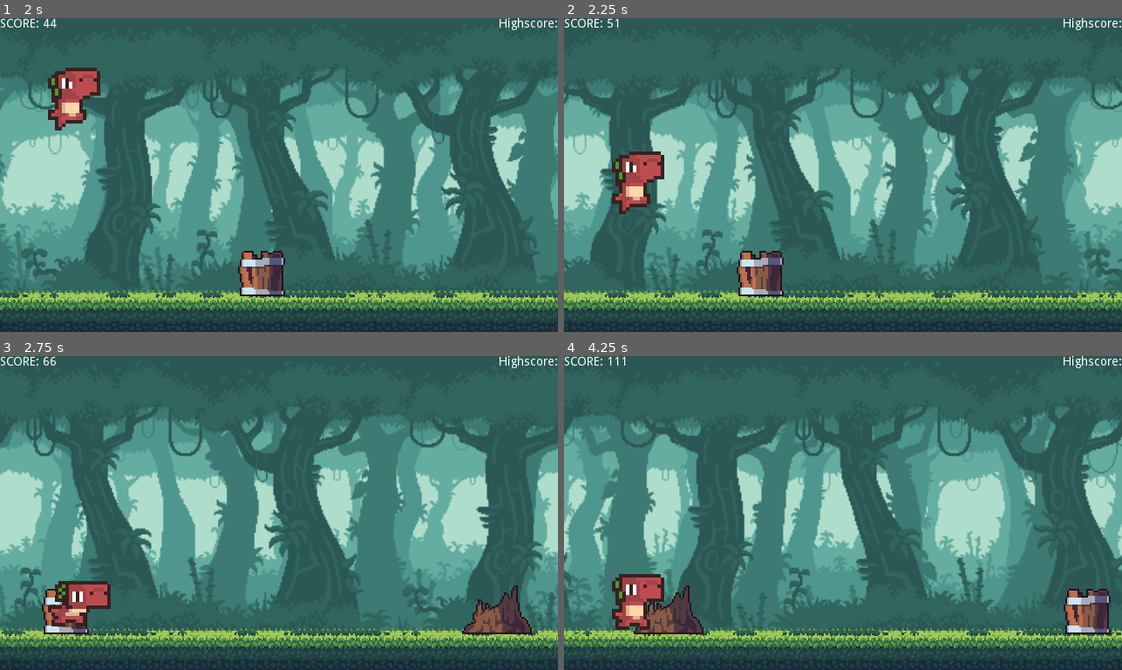
Above: before the commit, frames 1-4 (two rows, left to right).
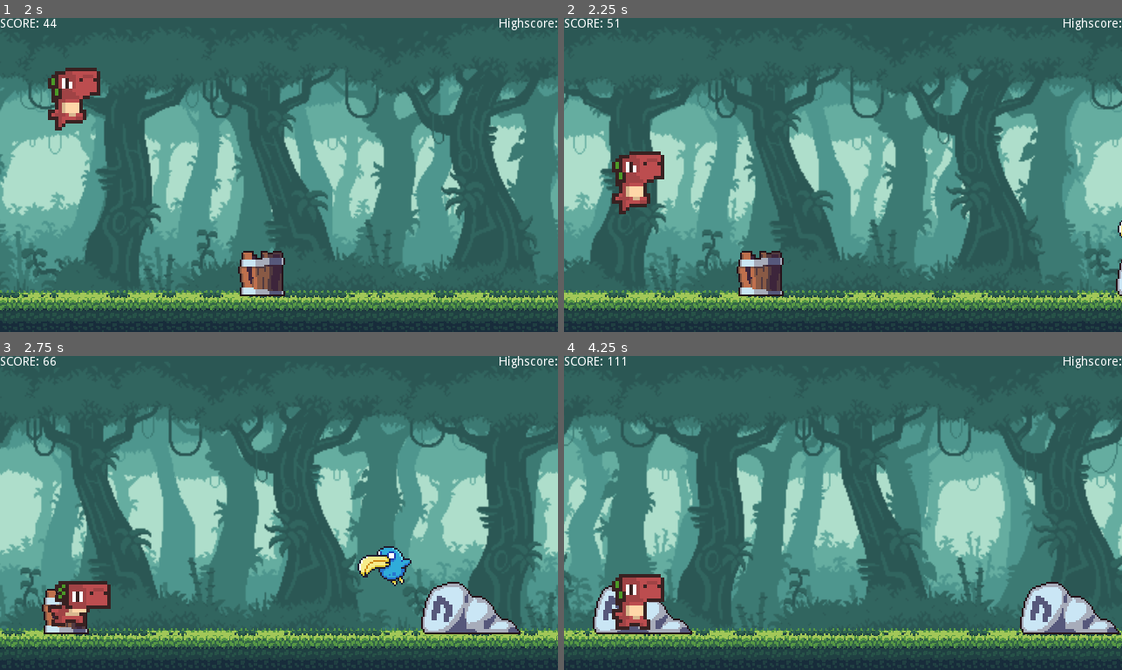
Above: after the commit, the same moments.

Repository: thepaulster/prototype
Game: Godot game, scene res://Scenes/Main.tscn
Same seed, same stepped clock (60 frames per second), same inputs: the game is played once before the commit and once after it.
Inputs:
- Up to frame 1 (2 s): tap Space at 0.5 s; tap Enter (ui_accept) at 0.77, 1.52 s
- Up to frame 2 (2.25 s): hold Down (ui_down) from 2.03 s (still down)
- Up to frame 3 (2.75 s): keep holding Down (ui_down)
- Up to frame 4 (4.25 s): release Down (ui_down) at 2.78 s; tap Enter (ui_accept) at 3.02, 3.77 s

Frame 1 is identical in both runs. In frame 2, 0.1% of the frame differs, in the area x 98-100%, y 64-89%; in frame 3, 3.1%; in frame 4, 3.7%, in the area x 5-100%, y 71-89%.

Commit message:
Added a bird and optimization through deleting obstacles that go off screen

Diff:
--- a/Scenes/Bird.tscn
+++ b/Scenes/Bird.tscn
@@ -1,6 +1,7 @@
-[gd_scene load_steps=9 format=2]
+[gd_scene load_steps=10 format=2]
 
 [ext_resource path="res://Assets/img/obstacles/Bird.png" type="Texture" id=1]
+[ext_resource path="res://Scripts/Bird.gd" type="Script" id=2]
 
 [sub_resource type="AtlasTexture" id=1]
 atlas = ExtResource( 1 )
@@ -34,6 +35,8 @@
 extents = Vector2( 5, 6.5 )
 
 [node name="Bird" type="Area2D"]
+scale = Vector2( 2, 2 )
+script = ExtResource( 2 )
 
 [node name="AnimatedSprite" type="AnimatedSprite" parent="."]
 frames = SubResource( 5 )
--- a/Scenes/Dino.tscn
+++ b/Scenes/Dino.tscn
@@ -109,7 +109,7 @@
 [node name="AnimatedSprite" type="AnimatedSprite" parent="."]
 frames = SubResource( 18 )
 animation = "idle"
-frame = 2
+frame = 1
 playing = true
 
 [node name="RunCol" type="CollisionShape2D" parent="."]
--- /dev/null
+++ b/scripts/Bird.gd
@@ -0,0 +1,10 @@
+extends Area2D
+
+
+
+# Called when the node enters the scene tree for the first time.
+func _ready():
+	pass # Replace with function body.
+
+func _process(delta):
+	position.x -= get_parent().speed / 2
--- a/scripts/Main.gd
+++ b/scripts/Main.gd
@@ -18,8 +18,8 @@
 const SCORE_MODIFIER : int = 10
 var speed : float
 const START_SPEED: float = 5.0
-const MAX_SPEED: int = 15
-const SPEED_MODIFIER : int = 5000
+const MAX_SPEED: int = 12
+const SPEED_MODIFIER : int = 8000
 var screen_size: Vector2
 var ground_height : int
 var game_running : bool
@@ -59,6 +59,7 @@
 		speed = START_SPEED + score / SPEED_MODIFIER
 		if speed > MAX_SPEED:
 			speed = MAX_SPEED
+
 		adjust_difficulty()
 
 		#generate obstacles
@@ -68,6 +69,7 @@
 		$Dino.position.x += speed
 		$Camera2D.position.x += speed
 
+		print(speed)
 		#update score
 		score += speed
 		show_score()
@@ -76,6 +78,12 @@
 		#need to change this to spawning different ground sprites
 		if $Camera2D.position.x - $Ground.position.x > screen_size.x * 1.5:
 			$Ground.position.x += screen_size.x
+
+		#remove obstacles that have gone off screen
+		for obs in obstacles:
+			if obs.position.x < ($Camera2D.position.x - screen_size.x):
+				remove_obs(obs)
+
 	else:
 		if Input.is_action_pressed("ui_accept"):
 			game_running = true
@@ -95,11 +103,23 @@
 			var obs_y : int = screen_size.y - ground_height - (obs_height * obs_scale.y / 2) + 55
 			last_obs = obs
 			add_obs(obs, obs_x, obs_y)
+		#additionally random chance to spawn a bird
+		if difficulty == 0: #MAX_DIFFICULTY:
+			if (randi() % 2) == 0:
+				#generate bird obstacles
+				obs = bird_scene.instance()
+				var obs_x : int = screen_size.x + score + 100
+				var obs_y : int = bird_heights[randi() % bird_heights.size()]
+				add_obs(obs, obs_x, obs_y)
 
 func add_obs(obs, x, y):
 	obs.position = Vector2(x, y)
 	add_child(obs)
 	obstacles.append(obs)
+
+func remove_obs(obs):
+	obs.queue_free()
+	obstacles.erase(obs)
 
 func show_score():
 	$HUD.get_node("ScoreLabel").text = "SCORE: " + str(score / SCORE_MODIFIER)
